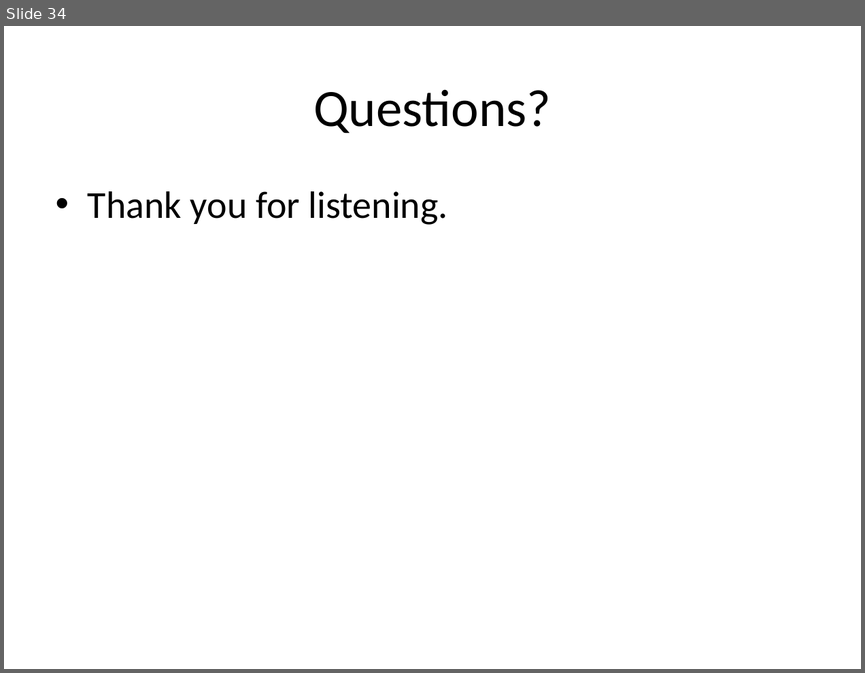
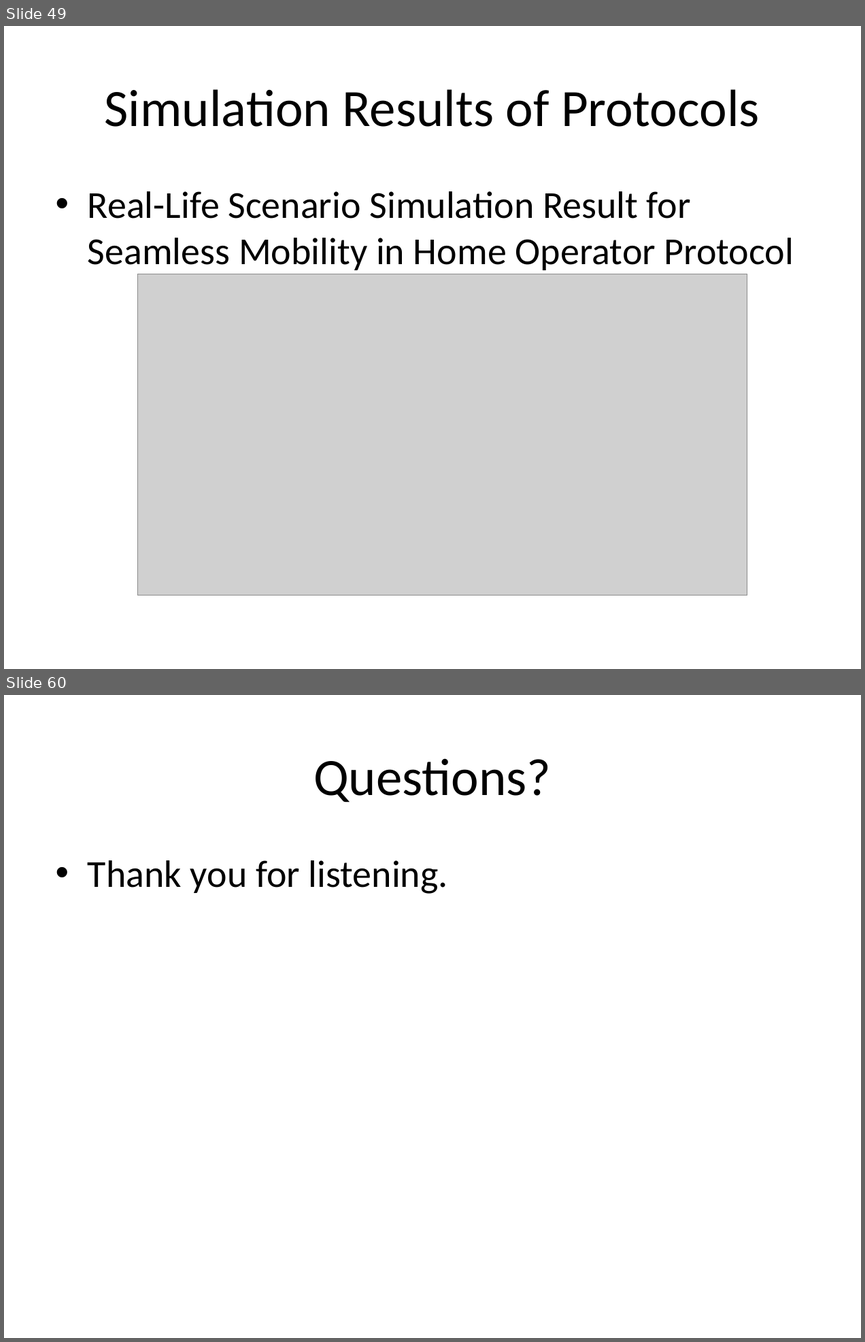
Before and after one commit to canleloglu/worddoc, a slide deck: sunumNew.pptx. Shown one above the other, each under a label of ours: slide 34 before the commit, slides 49 and 60 after it; the slides between them are not shown. The pictures are 865x673 and 865x1342 pixels, drawn with LibreOffice and Linux fonts; fonts in the diff are those of the drawing; grey boxes stand for pictures. Boxes give left, top, right and bottom in pixels: in the first picture for what was removed or moved away, otherwise in the second. Text is boxed around its words. In the diff, an @@ line names an element or a change of style, - is before the commit and + after.

```diff
--- a/sunumNew.pptx
+++ b/sunumNew.pptx
@@ slide 49 added at bbox=[4, 26, 861, 669], background #FFFFFF @@
@@ title added at bbox=[105, 89, 759, 127], 44 pt, text #000000 @@
+Simulation Results of Protocols
@@ text added at bbox=[88, 191, 793, 270], 32 pt, text #000000 @@
+• Real-Life Scenario Simulation Result for Seamless Mobility in Home Operator Protocol
@@ picture added at bbox=[138, 274, 747, 595] @@
@@ what was slide 34 is now slide 60 @@
```
Also in this commit, not shown: 11 slides changed, 36 other slides added, 11 slides removed, 1 other file.
